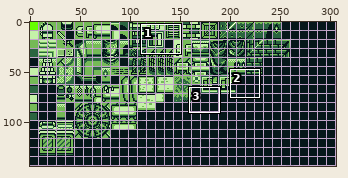
Two states of a sprite sheet, Ruins-of-Aether/Tilemaps/castle.png. The first picture is a wide view before the edit; the outline marks the close-up.
Close-up. The starting point:
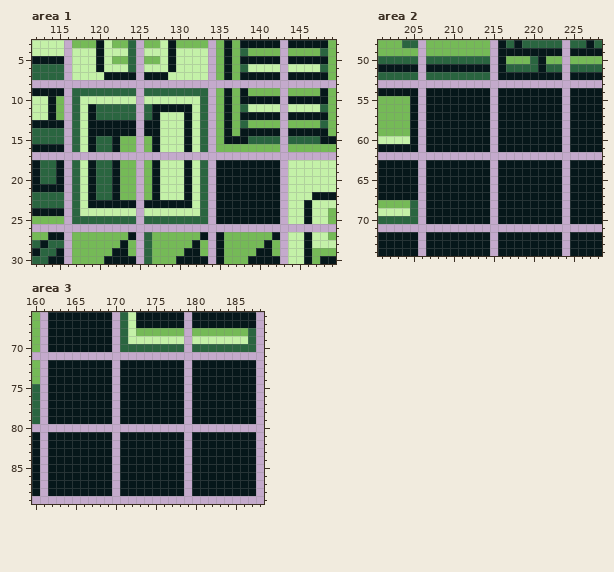
The file is 306x144 pixels. Pixels under 10% opacity are left out. Colours within 5 levels of each other are drawn and written as one. Shown: area 1: x 112..149, y 3..30; area 2: x 201..228, y 48..74; area 3: x 160..188, y 66..89.
Once edited:
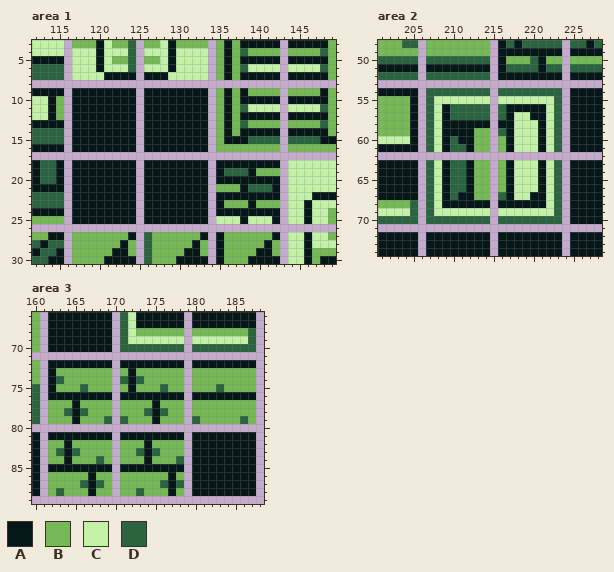
Palette (. is transparent): A #06171a  B #75ba57  C #c4f1a8  D #2a6540
Diff:
--- area 1
@@ x 112..149 @@
  8 ......................................
- 9 AAAA.DDDDDDDD.DDDDDDDD.BABABBBB.BBBBAB
-10 CCAB.DCCCCCCC.CCCCCCCD.BABAAAAA.AAAAAB
-11 CCAB.DCADDDDD.DAAAAACD.BABDCCCC.CCCCDB
-12 CCAB.DCADDDDD.DACCCACD.BABAAAAA.AAAAAB
-13 AAAA.DCAAAAAA.AACCCACD.BABDBBBB.BBBBDB
-14 DDDD.DCAAAAAA.AACCCACD.BABAAAAA.AAAAAB
-15 DDDD.DCADDABB.BACCCACD.BAAADDDD.DDDDAA
-16 AAAA.DCADDABB.BACCCACD.BBBBBBBB.BBBBBB
+ 9 AAAA.AAAAAAAA.AAAAAAAA.BABABBBB.BBBBAB
+10 CCAB.AAAAAAAA.AAAAAAAA.BABAAAAA.AAAAAB
+11 CCAB.AAAAAAAA.AAAAAAAA.BABDCCCC.CCCCDB
+12 CCAB.AAAAAAAA.AAAAAAAA.BABAAAAA.AAAAAB
+13 AAAA.AAAAAAAA.AAAAAAAA.BABDBBBB.BBBBDB
+14 DDDD.AAAAAAAA.AAAAAAAA.BABAAAAA.AAAAAB
+15 DDDD.AAAAAAAA.AAAAAAAA.BAAADDDD.DDDDAA
+16 AAAA.AAAAAAAA.AAAAAAAA.BBBBBBBB.BBBBBB
 17 ......................................
-18 ADDA.DCADDABB.BACCCACD.AAAAAAAA.CCCCCC
-19 ADDA.DCADDABB.BACCCACD.AAAAAAAA.CCCCCC
-20 ADDA.DCADDABB.BACCCACD.AAAAAAAA.CCCCCC
-21 AAAA.DCADDABB.BACCCACD.AAAAAAAA.CCCCCC
-22 DDDD.DCADDABB.BACCCACD.AAAAAAAA.CCCAAA
-23 DDDD.DCAAAAAA.AAAAAACD.AAAAAAAA.CCACCC
-24 AAAA.DCCCCCCC.CCCCCCCD.AAAAAAAA.CCACCB
-25 BBBB.DDDDDDDD.DDDDDDDD.AAAAAAAA.CCACCB
+18 ADDA.AAAAAAAA.AAAAAAAA.AAAAAAAA.CCCCCC
+19 ADDA.AAAAAAAA.AAAAAAAA.ADDDABBB.CCCCCC
+20 ADDA.AAAAAAAA.AAAAAAAA.AAAAAAAA.CCCCCC
+21 AAAA.AAAAAAAA.AAAAAAAA.BBBADDDA.CCCCCC
+22 DDDD.AAAAAAAA.AAAAAAAA.AAAAAAAA.CCCAAA
+23 DDDD.AAAAAAAA.AAAAAAAA.ABBBABBB.CCACCC
+24 AAAA.AAAAAAAA.AAAAAAAA.AAAAAAAA.CCACCB
+25 BBBB.AAAAAAAA.AAAAAAAA.CCCACCCA.CCACCB
 26 ......................................
--- area 2
@@ x 201..228 @@
 53 ............................
-54 AAAAA.AAAAAAAA.AAAAAAAA.AAAA
-55 BBBBA.AAAAAAAA.AAAAAAAA.AAAA
-56 BBBBA.AAAAAAAA.AAAAAAAA.AAAA
-57 BBBBA.AAAAAAAA.AAAAAAAA.AAAA
-58 BBBBA.AAAAAAAA.AAAAAAAA.AAAA
-59 BBBBA.AAAAAAAA.AAAAAAAA.AAAA
-60 CCCCA.AAAAAAAA.AAAAAAAA.AAAA
-61 AAAAA.AAAAAAAA.AAAAAAAA.AAAA
+54 AAAAA.DDDDDDDD.DDDDDDDD.AAAA
+55 BBBBA.DCCCCCCC.CCCCCCCD.AAAA
+56 BBBBA.DCADDDDD.DAAAAACD.AAAA
+57 BBBBA.DCADDDDD.DACCAACD.AAAA
+58 BBBBA.DCAAAAAA.AACCCACD.AAAA
+59 BBBBA.DCAAAABB.DACCCACD.AAAA
+60 CCCCA.DCADAABB.BACCCACD.AAAA
+61 AAAAA.DCADDABB.BACCCACD.AAAA
 62 ............................
-63 AAAAA.AAAAAAAA.AAAAAAAA.AAAA
-64 AAAAA.AAAAAAAA.AAAAAAAA.AAAA
-65 AAAAA.AAAAAAAA.AAAAAAAA.AAAA
-66 AAAAA.AAAAAAAA.AAAAAAAA.AAAA
-67 AAAAA.AAAAAAAA.AAAAAAAA.AAAA
-68 BBBBD.AAAAAAAA.AAAAAAAA.AAAA
-69 CCCCD.AAAAAAAA.AAAAAAAA.AAAA
-70 DDDDD.AAAAAAAA.AAAAAAAA.AAAA
+63 AAAAA.DCADDABB.BACCCACD.AAAA
+64 AAAAA.DCADDABB.BACCCACD.AAAA
+65 AAAAA.DCADDABB.BACCCACD.AAAA
+66 AAAAA.DCADDABB.BACCCACD.AAAA
+67 AAAAA.DCADAABB.DACCAACD.AAAA
+68 BBBBD.DCAAAAAA.AAAAAACD.AAAA
+69 CCCCD.DCCCCCCC.CCCCCCCD.AAAA
+70 DDDDD.DDDDDDDD.DDDDDDDD.AAAA
 71 ............................
--- area 3
@@ x 160..188 @@
 72 B.AAAAAAAA.AAAAAAAA.AAAAAAAA.
-73 B.AAAAAAAA.AAAAAAAA.AAAAAAAA.
-74 B.AAAAAAAA.AAAAAAAA.AAAAAAAA.
-75 D.AAAAAAAA.AAAAAAAA.AAAAAAAA.
+73 B.ABBBBBBB.BABBBBBB.BBBBBBBB.
+74 B.ADBBBBBB.DADBBBBB.BBBBBBBB.
+75 D.ABBBDBBB.BABBBDBB.BBBDBBBB.
 76 D.AAAAAAAA.AAAAAAAA.AAAAAAAA.
-77 D.AAAAAAAA.AAAAAAAA.AAAAAAAA.
-78 D.AAAAAAAA.AAAAAAAA.AAAAAAAA.
-79 D.AAAAAAAA.AAAAAAAA.AAAAAAAA.
+77 D.BBBABBBB.BBBBABBB.BBBBBBBB.
+78 D.BBDADBBB.BBBDADBB.BBBBBBBB.
+79 D.BBBABBBD.DBBBABBB.DBBBBBDB.
 80 .............................
 81 A.AAAAAAAA.AAAAAAAA.AAAAAAAA.
-82 A.AAAAAAAA.AAAAAAAA.AAAAAAAA.
-83 A.AAAAAAAA.AAAAAAAA.AAAAAAAA.
-84 A.AAAAAAAA.AAAAAAAA.AAAAAAAA.
+82 A.BBABBBBB.BBBABBBB.AAAAAAAA.
+83 A.BDADBBBB.BBDADBBB.AAAAAAAA.
+84 A.BBABBBDB.BBBABBBD.AAAAAAAA.
 85 A.AAAAAAAA.AAAAAAAA.AAAAAAAA.
-86 A.AAAAAAAA.AAAAAAAA.AAAAAAAA.
-87 A.AAAAAAAA.AAAAAAAA.AAAAAAAA.
-88 A.AAAAAAAA.AAAAAAAA.AAAAAAAA.
+86 A.BBBBBABB.BBBBBBAB.AAAAAAAA.
+87 A.BBBBDADB.BBBBBDAD.AAAAAAAA.
+88 A.BDBBBABB.BBDBBBAB.AAAAAAAA.
 89 .............................
